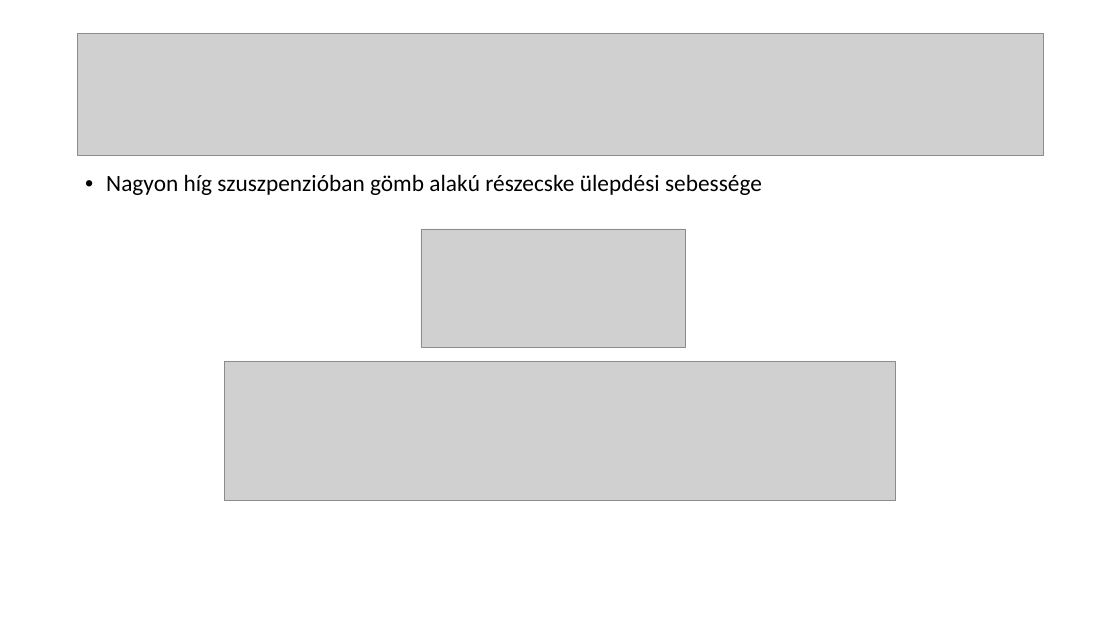
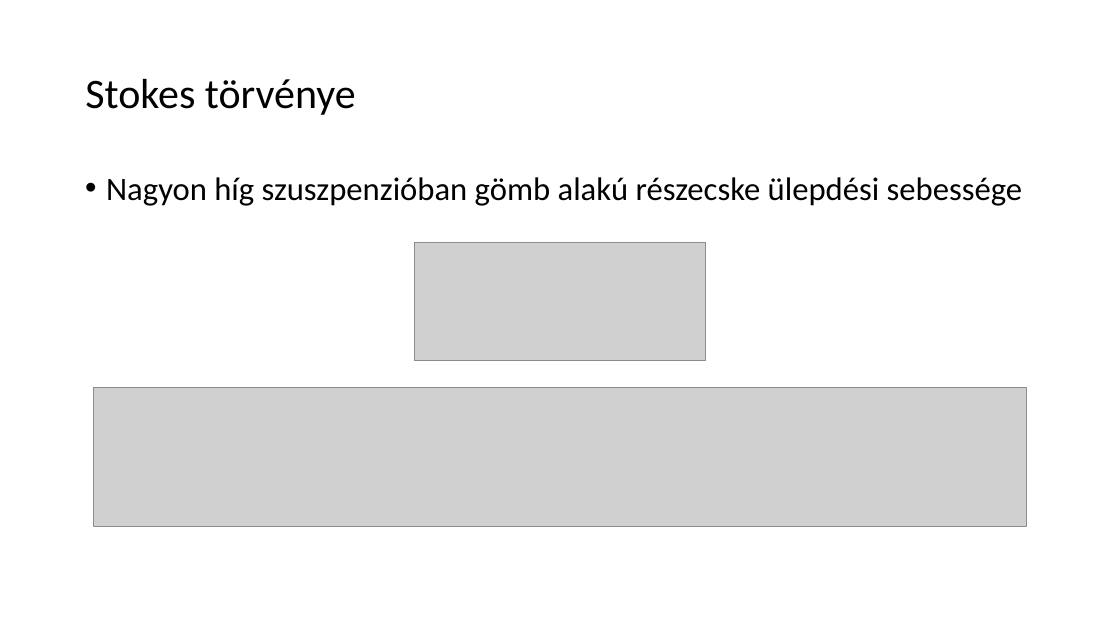
Before and after one commit to LilianaBohus/chemistry-presenations, a slide deck: slide 12 of oil-based-suspensions.ppt (slide 13 before the commit). Drawn at 1120x630 pixels with LibreOffice and Linux fonts; fonts in the diff are those of the drawing; grey boxes stand for pictures. Boxes give left, top, right and bottom in pixels: in the first picture for what was removed or moved away, otherwise in the second. Text is boxed around its words. In the diff, an @@ line names an element or a change of style, - is before the commit and + after.

```diff
--- a/oil-based-suspensions.ppt
+++ b/oil-based-suspensions.ppt
@@ picture removed at bbox=[77, 34, 1043, 155] @@
@@ title added at bbox=[85, 79, 356, 115], 36 pt, text #000000 @@
+Stokes törvénye
@@ text "Nagyon híg szuszpenzióban gömb alakú ..." at bbox=[106, 177, 1022, 206]: size 20 to 28 pt @@
@@ picture: place and size @@
-picture at bbox=[421, 229, 685, 348]
+picture at bbox=[414, 242, 705, 360]
@@ picture: place and size @@
-picture at bbox=[224, 361, 895, 500]
+picture at bbox=[93, 388, 1025, 526]
```
Also in this commit, not shown: 9 other slides changed, 3 slides added, 3 slides removed.
